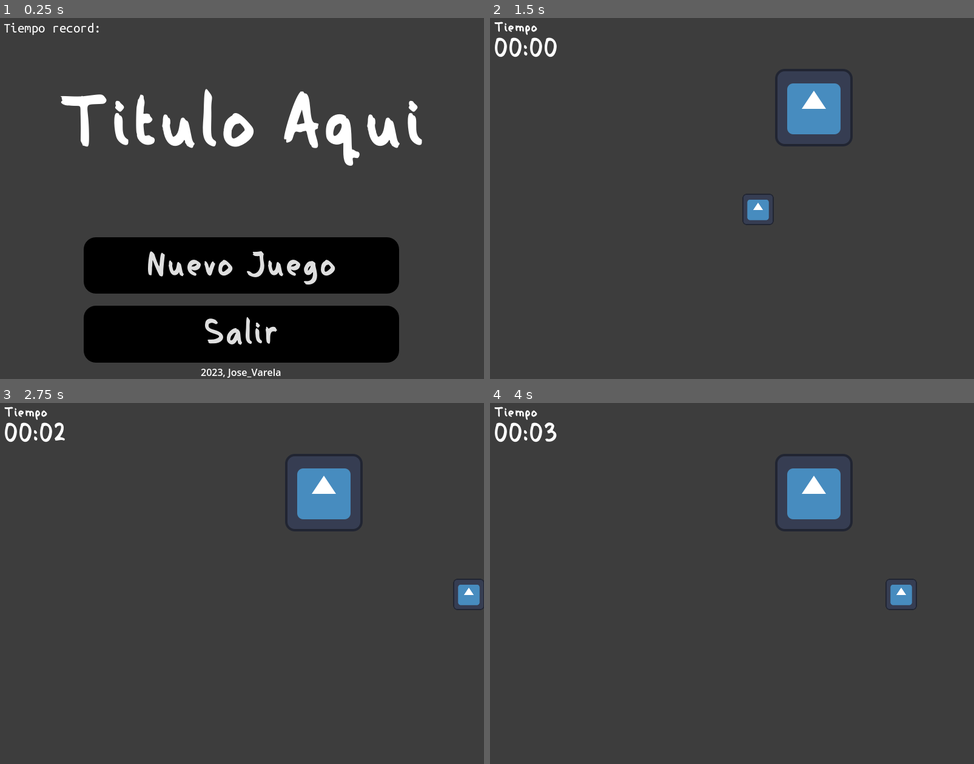
Above: before the commit, frames 1-4 (two rows, left to right).
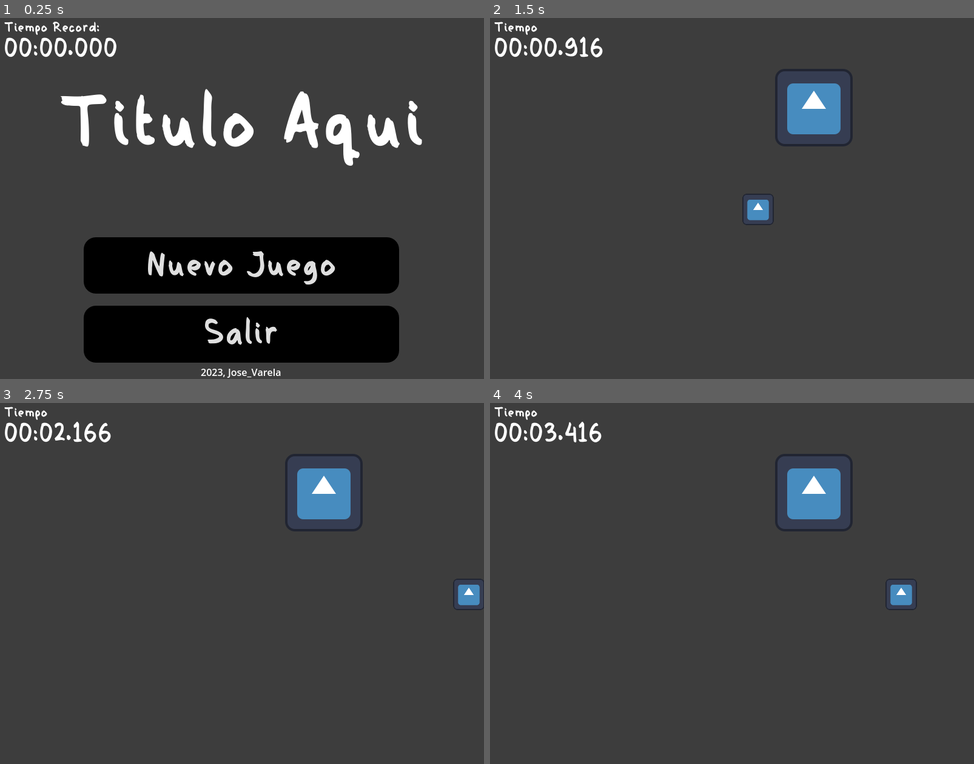
Above: after the commit, the same moments.

Repository: JoseVarelaP/CatchYou
Game: Godot game, scene res://main_menu.tscn
Same seed, same stepped clock (60 frames per second), same inputs: the game is played once before the commit and once after it. The engine's default icon, where the game draws it, is replaced by a stand-in: a white triangle on a blue panel in a dark square.
Inputs:
- Up to frame 1 (0.25 s): no input
- Up to frame 2 (1.5 s): click "Nuevo Juego" at 0.5 s; tap Enter (ui_accept) at 1.25 s; hold Right (ui_right) from 1.28 s (still down)
- Up to frame 3 (2.75 s): keep holding Right (ui_right); tap Enter (ui_accept) at 1.52, 2.27 s
- Up to frame 4 (4 s): release Right (ui_right) at 2.78 s; hold Left (ui_left) 2.78-3.53 s; hold Right (ui_right) from 3.53 s (still down); tap Enter (ui_accept) at 3.77 s

The runs differ from the first frame. In frame 1, 0.8% of the frame differs, in the area x 0-25%, y 1-11%; in frame 2, 0.2%; in frame 3, 0.2%; in frame 4, 0.2%.

Commit message:
Record ahora guarda

Diff:
--- a/Actividad-Juego.gd
+++ b/Actividad-Juego.gd
@@ -2,20 +2,15 @@
 var tiempoTotal = 0
 var lostGame = false
 
+var saveFile = saveFileManager.new()
+var Tiempo = TiempoCalc.new()
+var UltimoTiempo = 0
+
 # Called when the node enters the scene tree for the first time.
 func _ready():
 	#Etiqueta-Tiempo
+	UltimoTiempo = saveFile.load()
 	pass # Replace with function body.
-
-func ProcesaTiempo(sec):
-	var seconds = int(sec)%60
-	var minutes = (int(sec)/60)%60
-	var hours = (int(sec)/60)/60
-
-	if( sec >= 3600 ):
-		return "%02d:%02d:%02d" % [hours, minutes, seconds]
-
-	return "%02d:%02d" % [minutes, seconds]
 
 func actionLoseGame():
 	# Marca el juego como terminado, para evitar que el jugador y los elementos sean
@@ -24,7 +19,10 @@
 	$Jugador.setAllowedToMove(false)
 
 	# Muestra la interfaz.
-	$"Interfaz-Perdiste".set_visible(true)
+	$Interfaz/Perdiste.set_visible(true)
+	$FondoPerdida.set_visible(true)
+
+	saveFile.save(tiempoTotal, UltimoTiempo)
 
 # Called every frame. 'delta' is the elapsed time since the previous frame.
 func _process(delta):
@@ -34,10 +32,10 @@
 	# Suma el tiempo actual a lo que esta.
 	tiempoTotal += delta
 	# Actualiza el tiempo total en la pantalla.
-	$"TiempoActual".set_text( ProcesaTiempo(tiempoTotal) )
+	$Interfaz/TiempoActual.set_text( Tiempo.ProcesaTiempo(tiempoTotal) )
 
 func _on_area_2d_body_entered(body):
-	print("weeee")
+	print("[Actividad-Juego] Jugador - Colision con kill trigger")
 	if( body == $Jugador ):
 		actionLoseGame()
 
--- a/Global.gd
+++ b/Global.gd
@@ -1,24 +1,12 @@
-extends Node
+class_name TiempoCalc
 
-var save_data = {
-	"score": 0,
-	"name": "NAME"
-}
+func ProcesaTiempo(sec):
+	var seconds = int(sec)%60
+	var minutes = (int(sec)/60)%60
+	var hours = (int(sec)/60)/60
+	var milisec = int(sec*1000) % 1000
 
+	if( sec >= 3600 ):
+		return "%02d:%02d:%02d.%03d" % [hours, minutes, seconds, milisec]
 
-func save():
-	var cfgFile = File.new()
-	cfgFile.open("user://save.cfg", File.WRITE)
-	cfgFile.store_line(to_json(save_data))
-	cfgFile.close()
-
-func load():
-	var cfgFile = File.new()
-	if not cfgFile.fileExists("user://save.cfg", File.READ)
-		save()
-		return
-	cfgFile.open("user://save.cfg", File.READ)
-	var data = parse_json(cfgFile.get_as_text())
-
-	save_data.score = data.score
-	save_data.name = data.name
+	return "%02d:%02d.%03d" % [minutes, seconds, milisec]
--- a/Juego.tscn
+++ b/Juego.tscn
@@ -33,25 +33,6 @@
 scale = Vector2(0.4, 0.4)
 texture = ExtResource("3_7np3h")
 
-[node name="TiempoActual" type="Label" parent="."]
-offset_left = 8.0
-offset_top = 35.0
-offset_right = 173.0
-offset_bottom = 80.0
-theme_override_fonts/font = ExtResource("1_3pr6r")
-theme_override_font_sizes/font_size = 42
-text = "00:00.00
-"
-
-[node name="Etiqueta-Tiempo" type="Label" parent="."]
-offset_left = 8.0
-offset_top = 8.0
-offset_right = 88.0
-offset_bottom = 35.0
-theme_override_fonts/font = ExtResource("1_3pr6r")
-theme_override_font_sizes/font_size = 24
-text = "Tiempo"
-
 [node name="Colision" type="Area2D" parent="."]
 position = Vector2(536, 152)
 metadata/_edit_group_ = true
@@ -62,8 +43,42 @@
 [node name="Sprite2D" type="Sprite2D" parent="Colision/CollisionShape2D"]
 texture = ExtResource("3_7np3h")
 
-[node name="Interfaz-Perdiste" type="MarginContainer" parent="."]
+[node name="FondoPerdida" type="ColorRect" parent="."]
 visible = false
+offset_right = 800.0
+offset_bottom = 600.0
+color = Color(0.12549, 0.12549, 0.12549, 0.709804)
+
+[node name="Interfaz" type="Control" parent="."]
+layout_mode = 3
+anchors_preset = 0
+offset_right = 40.0
+offset_bottom = 40.0
+
+[node name="TiempoActual" type="Label" parent="Interfaz"]
+layout_mode = 0
+offset_left = 8.0
+offset_top = 35.0
+offset_right = 173.0
+offset_bottom = 80.0
+theme_override_fonts/font = ExtResource("1_3pr6r")
+theme_override_font_sizes/font_size = 42
+text = "00:00.00
+"
+
+[node name="Etiqueta-Tiempo" type="Label" parent="Interfaz"]
+layout_mode = 0
+offset_left = 8.0
+offset_top = 8.0
+offset_right = 88.0
+offset_bottom = 35.0
+theme_override_fonts/font = ExtResource("1_3pr6r")
+theme_override_font_sizes/font_size = 24
+text = "Tiempo"
+
+[node name="Perdiste" type="MarginContainer" parent="Interfaz"]
+visible = false
+layout_mode = 0
 offset_right = 800.0
 offset_bottom = 600.0
 theme_override_constants/margin_left = 90
@@ -71,10 +86,10 @@
 theme_override_constants/margin_right = 90
 theme_override_constants/margin_bottom = 50
 
-[node name="Contenido Juego" type="VBoxContainer" parent="Interfaz-Perdiste"]
+[node name="Contenido Juego" type="VBoxContainer" parent="Interfaz/Perdiste"]
 layout_mode = 2
 
-[node name="Label" type="Label" parent="Interfaz-Perdiste/Contenido Juego"]
+[node name="Label" type="Label" parent="Interfaz/Perdiste/Contenido Juego"]
 layout_mode = 2
 size_flags_vertical = 3
 theme_override_fonts/font = ExtResource("1_3pr6r")
@@ -83,19 +98,19 @@
 horizontal_alignment = 1
 vertical_alignment = 1
 
-[node name="VBoxContainer" type="VBoxContainer" parent="Interfaz-Perdiste/Contenido Juego"]
+[node name="VBoxContainer" type="VBoxContainer" parent="Interfaz/Perdiste/Contenido Juego"]
 layout_mode = 2
 size_flags_vertical = 3
 size_flags_stretch_ratio = 0.57
 theme_override_constants/separation = 20
 
-[node name="MarginContainer" type="MarginContainer" parent="Interfaz-Perdiste/Contenido Juego/VBoxContainer"]
+[node name="MarginContainer" type="MarginContainer" parent="Interfaz/Perdiste/Contenido Juego/VBoxContainer"]
 layout_mode = 2
 size_flags_vertical = 3
 theme_override_constants/margin_left = 50
 theme_override_constants/margin_right = 50
 
-[node name="Reiniciar" type="Button" parent="Interfaz-Perdiste/Contenido Juego/VBoxContainer/MarginContainer"]
+[node name="Reiniciar" type="Button" parent="Interfaz/Perdiste/Contenido Juego/VBoxContainer/MarginContainer"]
 layout_mode = 2
 focus_mode = 0
 theme_override_fonts/font = ExtResource("1_3pr6r")
@@ -105,13 +120,13 @@
 theme_override_styles/pressed = ExtResource("7_7dofc")
 text = "Reiniciar"
 
-[node name="MarginContainer2" type="MarginContainer" parent="Interfaz-Perdiste/Contenido Juego/VBoxContainer"]
+[node name="MarginContainer2" type="MarginContainer" parent="Interfaz/Perdiste/Contenido Juego/VBoxContainer"]
 layout_mode = 2
 size_flags_vertical = 3
 theme_override_constants/margin_left = 50
 theme_override_constants/margin_right = 50
 
-[node name="Salir" type="Button" parent="Interfaz-Perdiste/Contenido Juego/VBoxContainer/MarginContainer2"]
+[node name="Salir" type="Button" parent="Interfaz/Perdiste/Contenido Juego/VBoxContainer/MarginContainer2"]
 layout_mode = 2
 focus_mode = 0
 theme_override_fonts/font = ExtResource("1_3pr6r")
@@ -122,6 +137,9 @@
 text = "Regresar a menu
 "
 
+[node name="Container" type="Container" parent="Interfaz/Perdiste/Contenido Juego/VBoxContainer"]
+layout_mode = 2
+
 [connection signal="body_entered" from="Colision" to="." method="_on_area_2d_body_entered"]
-[connection signal="button_up" from="Interfaz-Perdiste/Contenido Juego/VBoxContainer/MarginContainer/Reiniciar" to="." method="_on_reiniciar_button_up"]
-[connection signal="button_up" from="Interfaz-Perdiste/Contenido Juego/VBoxContainer/MarginContainer2/Salir" to="." method="_on_salir_button_up"]
+[connection signal="button_up" from="Interfaz/Perdiste/Contenido Juego/VBoxContainer/MarginContainer/Reiniciar" to="." method="_on_reiniciar_button_up"]
+[connection signal="button_up" from="Interfaz/Perdiste/Contenido Juego/VBoxContainer/MarginContainer2/Salir" to="." method="_on_salir_button_up"]
--- a/Menu.gd
+++ b/Menu.gd
@@ -2,11 +2,20 @@
 
 var mainGameScene : PackedScene
 
+var saveFile = saveFileManager.new()
+var Tiempo = TiempoCalc.new()
+
 func _on_inicio_juego_button_up():
-	print("Cambiando escena")
+	print("[MainMenu] Cambiando escena")
 	get_tree().change_scene_to_file("res://Juego.tscn")
-
 
 func _on_salir_button_up():
 	print("Saliendo")
 	get_tree().quit()
+
+func _on_tiempo_record_ready():
+	var achievedScore = saveFile.load()
+	if achievedScore == null:
+		return
+
+	$TiempoRecord.set_text( Tiempo.ProcesaTiempo( achievedScore ) )
--- a/main_menu.tscn
+++ b/main_menu.tscn
@@ -1,8 +1,7 @@
-[gd_scene load_steps=7 format=3 uid="uid://dsg83rfsde2wp"]
+[gd_scene load_steps=6 format=3 uid="uid://dsg83rfsde2wp"]
 
 [ext_resource type="FontFile" uid="uid://bsg7t5g7b0kqv" path="res://Gosrokan.otf" id="1_f4k7f"]
 [ext_resource type="Script" path="res://Menu.gd" id="1_o1v4t"]
-[ext_resource type="FontFile" uid="uid://d2h5j1c762v7o" path="res://UbuntuMono-R.ttf" id="3_qxyx6"]
 [ext_resource type="StyleBox" uid="uid://tqtcfqm07ue8" path="res://EST-Boton.tres" id="3_w3oud"]
 [ext_resource type="StyleBox" uid="uid://pdto5gafe0tl" path="res://EST-BotonHover.tres" id="4_r3ewd"]
 [ext_resource type="StyleBox" uid="uid://cgy7vdqjw3tj" path="res://EST-BotonPresionado.tres" id="5_ehx57"]
@@ -82,14 +81,25 @@
 horizontal_alignment = 1
 vertical_alignment = 1
 
-[node name="Label" type="Label" parent="."]
+[node name="TiempoRecord" type="Label" parent="."]
+offset_left = 8.0
+offset_top = 35.0
+offset_right = 173.0
+offset_bottom = 80.0
+theme_override_fonts/font = ExtResource("1_f4k7f")
+theme_override_font_sizes/font_size = 42
+text = "00:00.00
+"
+
+[node name="Etiqueta-Tiempo" type="Label" parent="."]
 offset_left = 8.0
 offset_top = 8.0
-offset_right = 130.0
-offset_bottom = 34.0
-theme_override_fonts/font = ExtResource("3_qxyx6")
-theme_override_font_sizes/font_size = 23
-text = "Tiempo record: "
+offset_right = 88.0
+offset_bottom = 35.0
+theme_override_fonts/font = ExtResource("1_f4k7f")
+theme_override_font_sizes/font_size = 24
+text = "Tiempo Record:"
 
 [connection signal="button_up" from="MarginContainer/Contenido Juego/VBoxContainer/MarginContainer/InicioJuego" to="." method="_on_inicio_juego_button_up"]
 [connection signal="button_up" from="MarginContainer/Contenido Juego/VBoxContainer/MarginContainer2/Salir" to="." method="_on_salir_button_up"]
+[connection signal="ready" from="TiempoRecord" to="." method="_on_tiempo_record_ready"]
--- /dev/null
+++ b/saveFileManager.gd
@@ -0,0 +1,21 @@
+class_name saveFileManager extends Node
+
+func save( totalTime = 0, savedTime = 0 ):
+	# Checa si la puntuación es mayor que lo que hay actualmente.
+	if totalTime < savedTime:
+		return
+
+	var cfgFile = FileAccess.open("user://save_game.dat", FileAccess.WRITE)
+	cfgFile.store_string("%s" % totalTime)
+	cfgFile.close()
+
+func load():
+	if not FileAccess.file_exists("user://save_game.dat"):
+		print("No se encontro el archivo, creando...")
+		save(0)
+		return 0
+	var cfgFile = FileAccess.open("user://save_game.dat", FileAccess.READ)
+	# print(cfgFile.get_as_text())
+	var data = float(cfgFile.get_as_text())
+
+	return data
